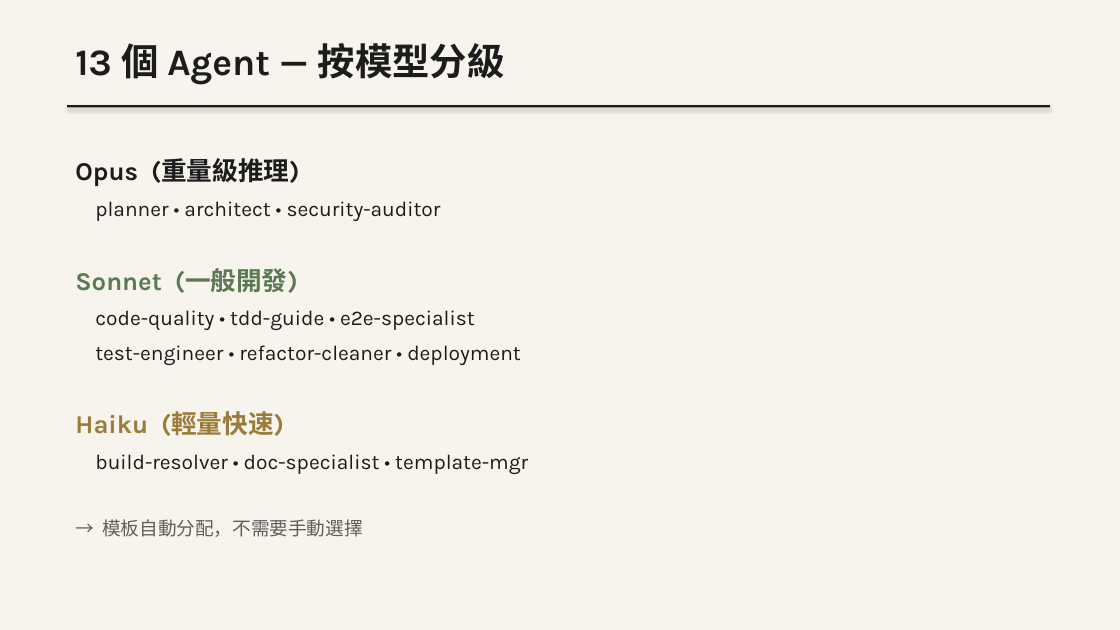
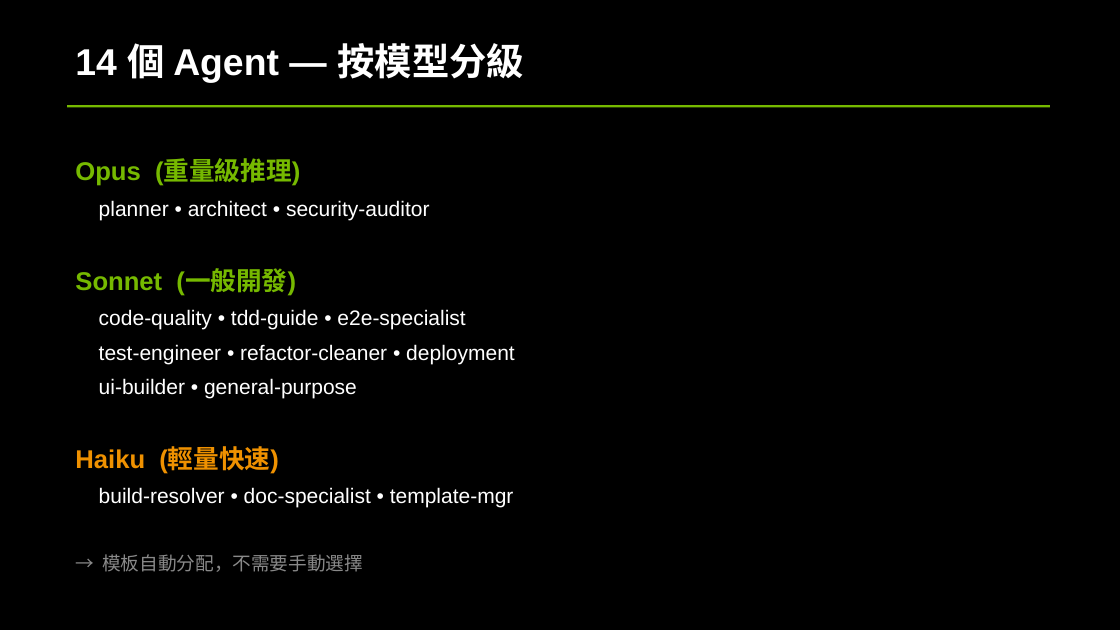
Before and after one commit to bheadwei/claude-GUNDAM-zh-tw, a slide deck: slide 14 of workshop/docs/slides/VibeCoding_Workshop.pptx (slide 7 before the commit). Drawn at 1120x630 pixels with LibreOffice and Linux fonts; fonts in the diff are those of the drawing. Boxes give left, top, right and bottom in pixels: in the first picture for what was removed or moved away, otherwise in the second. Text is boxed around its words. In the diff, an @@ line names an element or a change of style, - is before the commit and + after.

```diff
--- a/workshop/docs/slides/VibeCoding_Workshop.pptx
+++ b/workshop/docs/slides/VibeCoding_Workshop.pptx
@@ background #F7F4ED to #000000 @@
@@ text at box(75, 43, 524, 82): text changed; font Karla to Arial; text colour #1C1C1C to #FFFFFF @@
-13 個 Agent — 按模型分級
+14 個 Agent — 按模型分級
@@ rectangle at box(67, 105, 1050, 108): fill #1C1C1C to #76B900 @@
@@ text at box(75, 160, 515, 572): font Karla to Arial in "Opus (重量級推理)", "planner • architect • security-auditor", "Sonnet (一般開發)", "code-quality • tdd-guide • e2e-specialist" and 4 more places; text colour #1C1C1C to #76B900 in "Opus (重量級推理)"; text colour #1C1C1C to #FFFFFF in "planner • architect • security-auditor", "code-quality • tdd-guide • e2e-specialist", "test-engineer • refactor-cleaner • deployment", "build-resolver • doc-specialist • template-mgr"; text colour #5B7A52 to #76B900 in "Sonnet (一般開發)"; text colour #9A7B3A to #EF9100 in "Haiku (輕量快速)"; text colour #5F5F5D to #898989 in "→ 模板自動分配，不需要手動選擇" @@
@@ text at box(99, 378, 357, 399): paragraph added @@
+ui-builder • general-purpose
```
Also in this commit, not shown: 38 other slides changed, 7 slides added, 3 other files.
